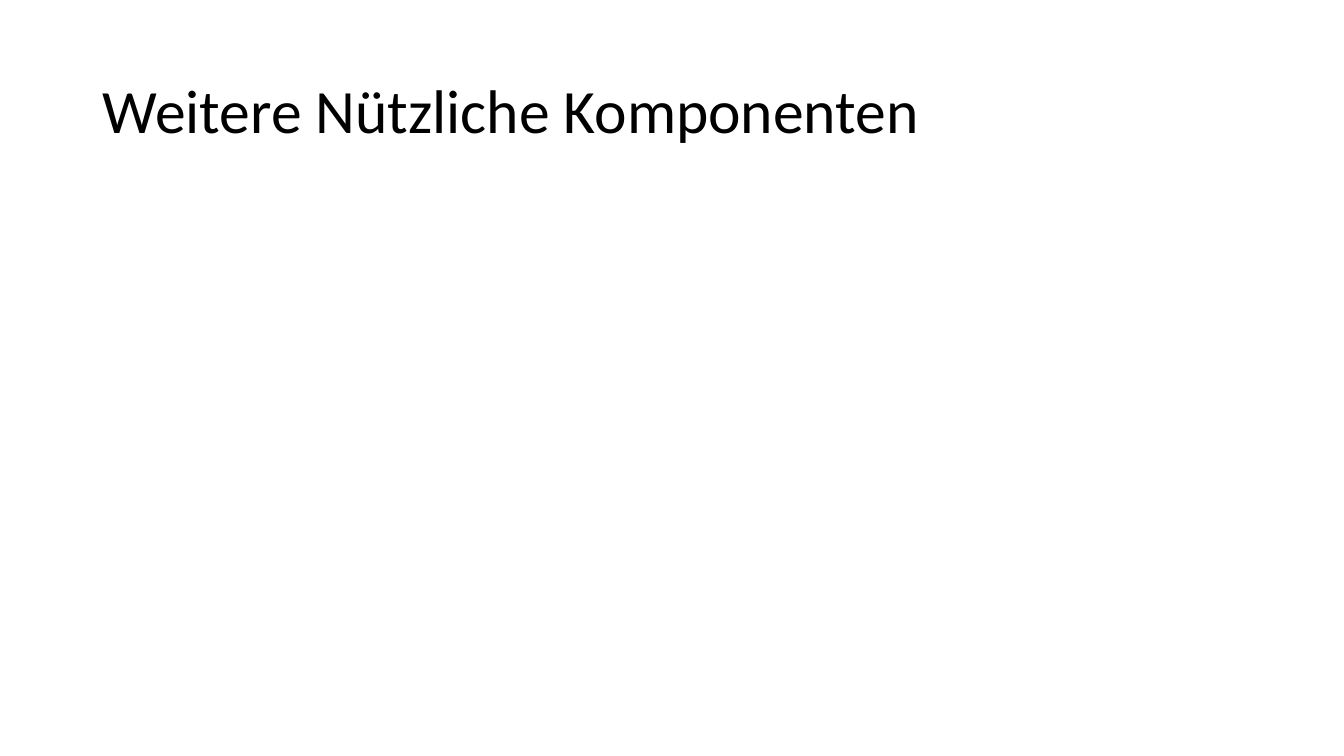
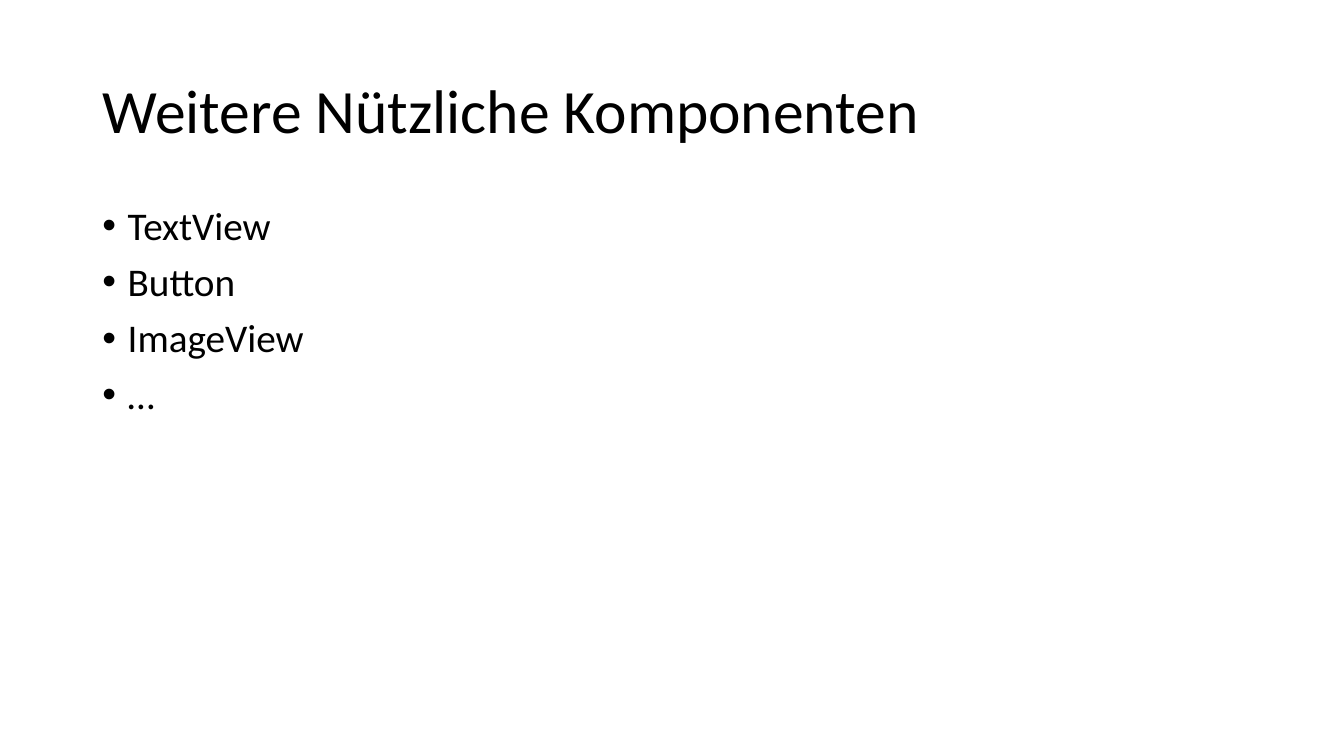
Before and after one commit to desombre/java_examples, a slide deck: slide 18 of Android_UI.pptx (slide 19 before the commit). Drawn at 1344x756 pixels with LibreOffice and Linux fonts; fonts in the diff are those of the drawing. Boxes give left, top, right and bottom in pixels: in the first picture for what was removed or moved away, otherwise in the second. Text is boxed around its words. In the diff, an @@ line names an element or a change of style, - is before the commit and + after.

Commit message:
Cont: Android UI - ViewHolder + Adapter noch erklären

```diff
--- a/Android_UI.pptx
+++ b/Android_UI.pptx
@@ text added at <box>128,213,304,359</box>, 28 pt, text #000000 @@
+• TextView
+• Button
+• ImageView
+• …
```
Also in this commit, not shown: 5 other slides changed, 3 slides added, 4 slides removed.
